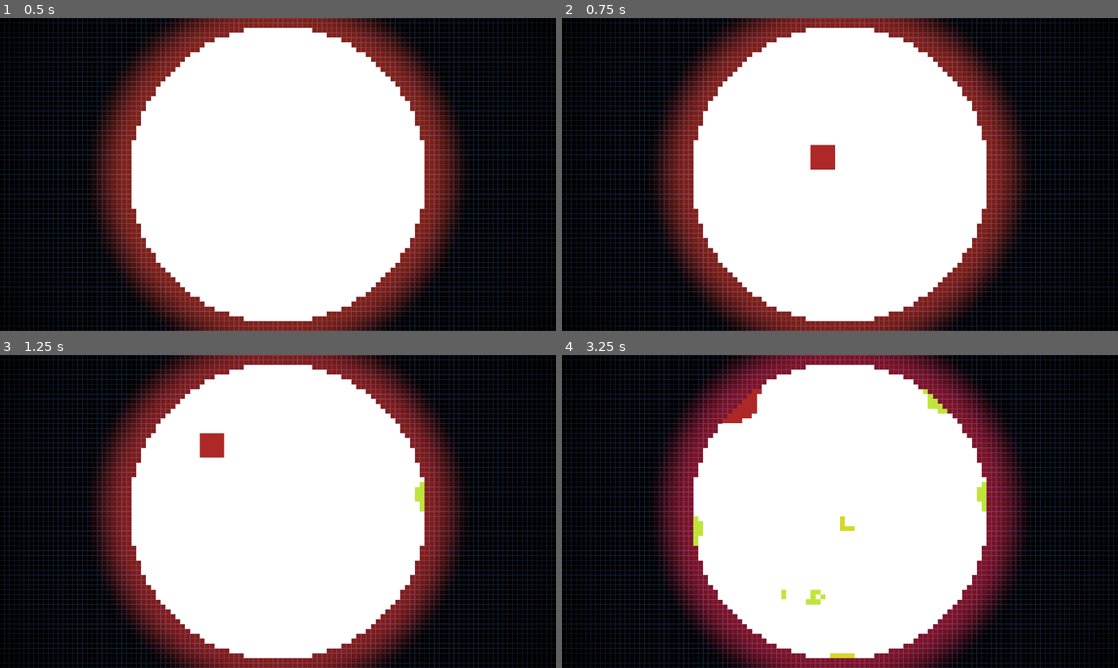
Above: before the commit, frames 1-4 (two rows, left to right).
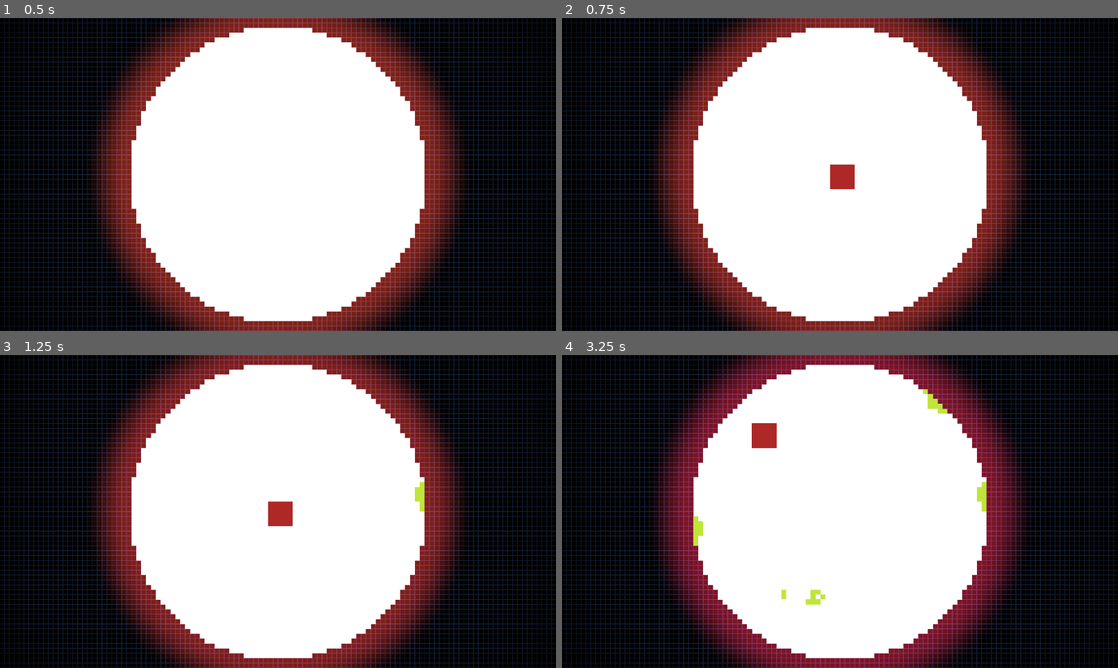
Above: after the commit, the same moments.

Repository: Masupell/sand_tetris_round
Game: Godot game, scene res://scenes/World.tscn
The game is run twice, just before and just after one commit, with the same random seed, the same clock (stepped at 60 frames per second) and the same inputs. The project has no main scene, so this scene is started directly.
Inputs (mouse positions are in pixels of both pictures, inside the frame that each line leads up to):
- Up to frame 1 (0.5 s): no input
- Up to frame 2 (0.75 s): tap Enter (ui_accept) at 0.5 s; move the mouse to (962, 158) at 0.52 s; hold Right (clockwise) from 0.53 s (still down); click (962, 158) at 0.67 s
- Up to frame 3 (1.25 s): keep holding Right (clockwise); tap Enter (ui_accept) at 0.77 s; tap Left (counter_clockwise) at 0.8 s
- Up to frame 4 (3.25 s): move the mouse to (728, 527) at 1.27 s; release Right (clockwise) at 1.28 s; tap Left (counter_clockwise) at 1.35, 3.05 s; click (728, 527) at 1.42 s; tap Enter (ui_accept) at 1.52, 3.02 s; tap Space (space, bound only after the commit) at 1.55 s; move the mouse to (895, 442) at 2.02 s; hold Space (space, bound only after the commit) 2.03-2.78 s; click (895, 442) at 2.17 s; tap Right (clockwise) at 2.3, 2.85 s; move the mouse to (812, 574) at 2.77 s; click (812, 574) at 2.92 s

Frame 1 is identical in both runs. In frame 2, 0.7% of the frame differs, in the area x 44-53%, y 40-55%; in frame 3, 0.7%; in frame 4, 0.9%, in the area x 28-53%, y 10-97%.

Commit message:
Rotation works now, somewhat

Diff:
--- a/Code/grid.gd
+++ b/Code/grid.gd
@@ -86,11 +86,17 @@
 	if time_passed >= interval:
 		update_sand()
 		if piece_active:
-			move_down()
+			if Input.is_action_pressed("space"):
+				move_down()
 		time_passed = 0.0
 	if circle_check_timer >= circle_time:
 		check_full_circle()
 		circle_check_timer = 0.0
+	if piece_active:
+		if Input.is_action_pressed("clockwise"):
+			move_tetris(PI/height)
+		elif Input.is_action_pressed("counter_clockwise"):
+			move_tetris(-PI/height)
 	queue_redraw()
 
 func circle():
@@ -168,12 +174,6 @@
 		#spawn_sand()
 		spawn_tetris()
 
-	if piece_active:
-		if event.is_action_pressed("clockwise"):
-			move_tetris(PI/height)
-		elif event.is_action_pressed("counter_clockwise"):
-			move_tetris(-PI/height)
-
 func spawn_sand(): #Spawns a single sand-block in the center
 	var color = colors.pick_random()
 	for y in [-1, 0, 1]:
@@ -387,7 +387,11 @@
 
 
 func move_tetris(angle: float):
-	pass
+	var relative = Vector2(anchor) - center
+	var rotated = Vector2(relative.x * cos(angle) - relative.y * sin(angle), relative.x * sin(angle) + relative.y * cos(angle))
+	var new_pos = Vector2i((center+rotated).round())
+	var offset = new_pos-anchor
+	move(offset)
 
 func move_down():
 	var dir = (Vector2(anchor) - center).normalized()
@@ -395,6 +399,9 @@
 		var angle = randf_range(0, TAU)
 		dir = Vector2(cos(angle), sin(angle))
 	var offset = Vector2i(dir.round())
+	move(offset)
+
+func move(offset: Vector2i):
 	var new_positions = []
 	for pos in tetris_pieces:
 		var new_pos = pos+offset
@@ -405,12 +412,12 @@
 		new_positions.append(new_pos)
 		grid[pos.y * width + pos.x].type = CellType.EMPTY
 	tetris_pieces = new_positions
+
 	for pos in tetris_pieces:
 		var idx = pos.y * width + pos.x
 		grid[idx].type = CellType.TETRIS
 		grid[idx].color = tetris_color
 	anchor += offset
-
 
 func to_sand():
 	for pos in tetris_pieces:
--- a/project.godot
+++ b/project.godot
@@ -35,3 +35,8 @@
 , Object(InputEventKey,"resource_local_to_scene":false,"resource_name":"","device":-1,"window_id":0,"alt_pressed":false …(182 unchanged characters)…
 ]
 }
+space={
+"deadzone": 0.2,
+"events": [Object(InputEventKey,"resource_local_to_scene":false,"resource_name":"","device":-1,"window_id":0,"alt_pressed":false,"shift_pressed":false,"ctrl_pressed":false,"meta_pressed":false,"pressed":false,"keycode":0,"physical_keycode":32,"key_label":0,"unicode":32,"location":0,"echo":false,"script":null)
+]
+}
